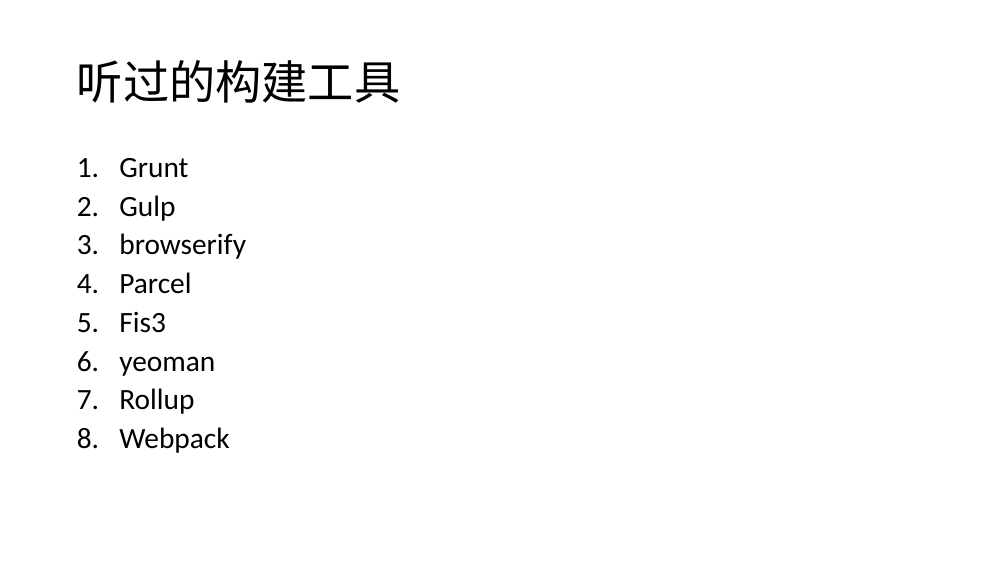
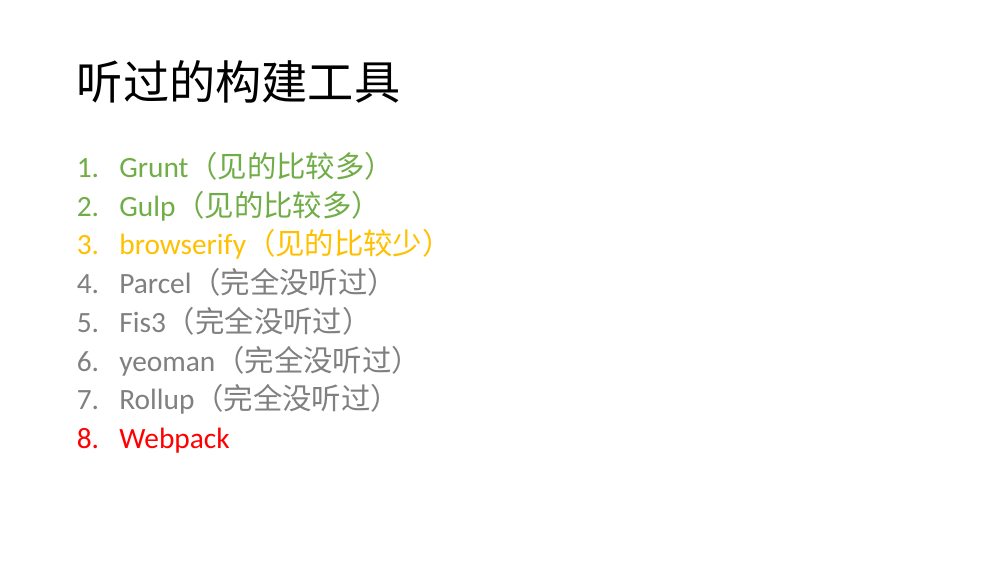
Before and after one commit to Cohen-Wang/workbench, a slide deck: slide 17 of cloud/培训 - webpack.pptx (slide 16 before the commit). Drawn at 1008x567 pixels with LibreOffice and Linux fonts; fonts in the diff are those of the drawing. Boxes give left, top, right and bottom in pixels: in the first picture for what was removed or moved away, otherwise in the second. Text is boxed around its words. In the diff, an @@ line names an element or a change of style, - is before the commit and + after.

Commit message:
webpack -ppt

```diff
--- a/cloud/培训 - webpack.pptx
+++ b/cloud/培训 - webpack.pptx
@@ text at (x1=119, y1=152, x2=451, y2=414): text changed; text colour #000000 to #808080 @@
-1. Grunt
-2. Gulp
-3. browserify
-4. Parcel
-5. Fis3
-6. yeoman
-7. Rollup
+1. Grunt（见的比较多）
+2. Gulp（见的比较多）
+3. browserify（见的比较少）
+4. Parcel（完全没听过）
+5. Fis3（完全没听过）
+6. yeoman（完全没听过）
+7. Rollup（完全没听过）
@@ text at (x1=119, y1=427, x2=229, y2=453): text colour #000000 to #FF0000 in "Webpack" @@
```
Also in this commit, not shown: 4 other slides changed, 6 slides added.
